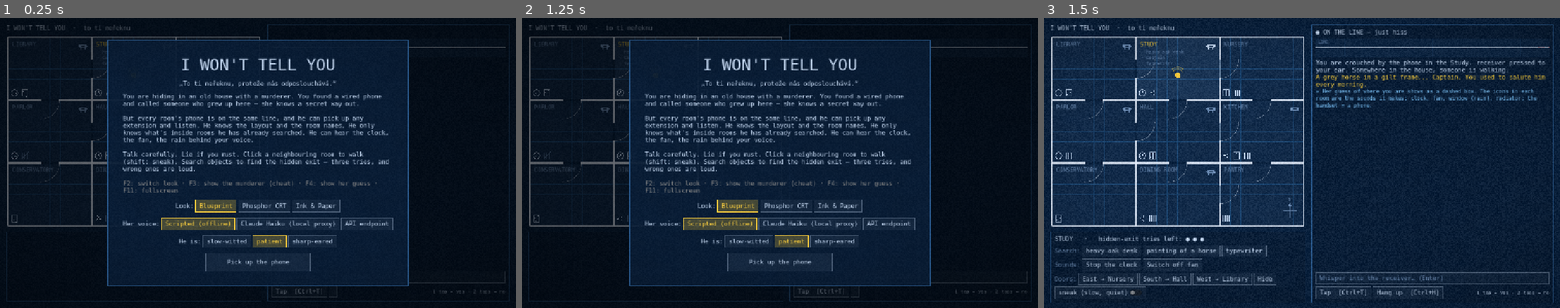
Above: before the commit, frames 1-3 (left to right).
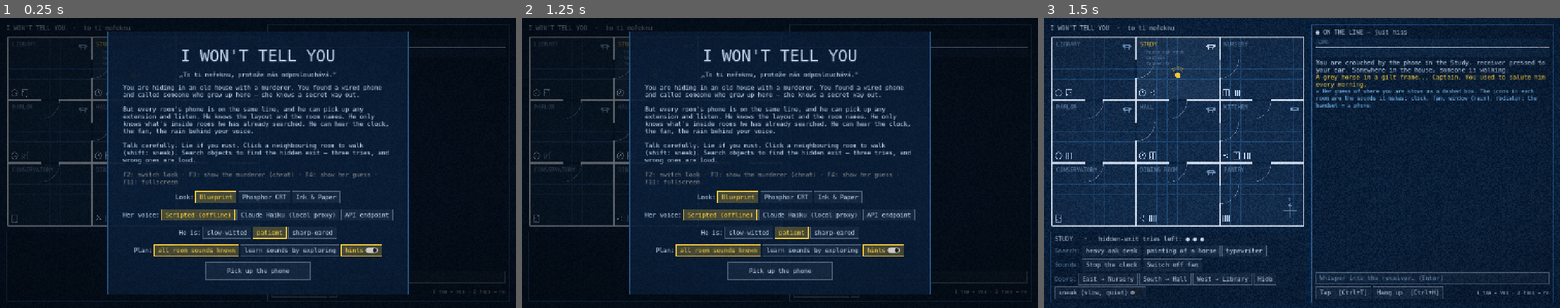
Above: after the commit, the same moments.

Repository: Vikvam/oiside-jam-2610
Game: Godot game, scene res://main.tscn
The game is run twice, just before and just after one commit, with the same random seed, the same clock (stepped at 60 frames per second) and the same inputs.
Inputs (mouse positions are in pixels of both pictures, inside the frame that each line leads up to):
- Up to frame 1 (0.25 s): no input
- Up to frame 2 (1.25 s): click (909, 276) at 0.52 s; type "12" at 0.6 s
- Up to frame 3 (1.5 s): click "Pick up the phone" at 1.25 s

The runs differ from the first frame. In frame 1, 15% of the frame differs, in the area x 20-80%, y 4-96%; in frame 2, 15%; in frame 3, nothing differs.

Commit message:
A/B toggles: explore-mode plan, hints on/off
Co-Authored-By: Claude Opus 5.5 <noreply@anthropic.com>

Diff:
--- a/scripts/core/game.gd
+++ b/scripts/core/game.gd
@@ -51,6 +51,7 @@
 
 # Tunables
 var difficulty := "normal"
+var explore_mode := false   # player only knows sounds of visited rooms
 const DIFFICULTY := {
 	"gentle": {"identify_time": 8.0, "hunt_threshold": 1, "far_step_chance": 0.15, "fake_hangup_chance": 0.15, "find_chance_hunt": 0.55, "find_chance_pass": 0.1},
 	"normal": {"identify_time": 6.0, "hunt_threshold": 2, "far_step_chance": 0.3, "fake_hangup_chance": 0.25, "find_chance_hunt": 0.65, "find_chance_pass": 0.15},
--- a/scripts/main.gd
+++ b/scripts/main.gd
@@ -24,6 +24,8 @@
 var paused := false
 var backend := "mock"
 var difficulty := "normal"
+var explore_mode := false
+var hints_on := true
 var running := false
 var _intro_queue: Array = []
 var _intro_t := 0.0
@@ -65,6 +67,7 @@
 	if a.has("style"):
 		Style.current = a.style
 		_apply_style()
+		_refresh_title_buttons()
 	if a.has("seed"):
 		seed(int(a.seed))
 	if a.has("backend"):
@@ -98,6 +101,8 @@
 	Style.current = _settings.get_value("ui", "style", "blueprint")
 	backend = _settings.get_value("ui", "backend", "mock")
 	difficulty = _settings.get_value("ui", "difficulty", "normal")
+	explore_mode = _settings.get_value("ui", "explore", false)
+	hints_on = _settings.get_value("ui", "hints", true)
 	# Rescuer endpoint config lives next to the project (gitignored) or in user://.
 	var rc := ConfigFile.new()
 	if rc.load("res://rescuer_config.cfg") == OK or rc.load("user://rescuer_config.cfg") == OK:
@@ -109,6 +114,8 @@
 	_settings.set_value("ui", "style", Style.current)
 	_settings.set_value("ui", "backend", backend)
 	_settings.set_value("ui", "difficulty", difficulty)
+	_settings.set_value("ui", "explore", explore_mode)
+	_settings.set_value("ui", "hints", hints_on)
 	_settings.save("user://settings.cfg")
 
 
@@ -261,6 +268,27 @@
 			difficulty = df[0]
 			_refresh_title_buttons())
 		row3.add_child(b)
+	var row4 := HBoxContainer.new()
+	row4.alignment = BoxContainer.ALIGNMENT_CENTER
+	v.add_child(row4)
+	var lab4 := Label.new()
+	lab4.text = "Plan:"
+	row4.add_child(lab4)
+	for pm in [[false, "all room sounds known"], [true, "learn sounds by exploring"]]:
+		var b := Button.new()
+		b.text = pm[1]
+		b.toggle_mode = true
+		b.name = "plan_" + ("explore" if pm[0] else "full")
+		b.pressed.connect(func():
+			explore_mode = pm[0]
+			_refresh_title_buttons())
+		row4.add_child(b)
+	var hb := CheckButton.new()
+	hb.name = "hints_toggle"
+	hb.text = "hints"
+	hb.button_pressed = hints_on
+	hb.toggled.connect(func(v): hints_on = v)
+	row4.add_child(hb)
 	var start := Button.new()
 	start.text = "Pick up the phone"
 	start.custom_minimum_size = Vector2(260, 44)
@@ -277,6 +305,8 @@
 		n.button_pressed = n.name == "backend_" + backend
 	for n in title_layer.find_children("diff_*", "Button", true, false):
 		n.button_pressed = n.name == "diff_" + difficulty
+	for n in title_layer.find_children("plan_*", "Button", true, false):
+		n.button_pressed = n.name == ("plan_explore" if explore_mode else "plan_full")
 
 
 func _build_over() -> void:
@@ -466,11 +496,15 @@
 		game.rescuer.queue_free()
 	game = Game.new()
 	game.difficulty = difficulty
+	game.explore_mode = explore_mode
 	game.setup(randi() % 100000)
 	game.murderer.timer += 12.0  # let her finish the intro
 	game.rescuer = _make_rescuer(game)
 	game.event.connect(_on_game_event)
 	plan.bind(game)
+	plan.explore_mode = explore_mode
+	phone.hints = hints_on
+	phone._hinted.clear()
 	phone.bind(game)
 	room_panel.bind(game)
 	sfx.bind(game)
--- a/scripts/rescuer/llm_rescuer.gd
+++ b/scripts/rescuer/llm_rescuer.gd
@@ -145,7 +145,10 @@
 	s += "Background sounds on the line are mixed from every open extension. '[click: another extension picks up]' means someone, probably him, is now listening. "
 	s += "Hang-up clicks can be faked. Taps: one tap = yes, two taps = no. The player may lie on purpose to lure him away — if it sounds like a lie, play along.\n"
 	s += "Rooms without a phone: the player can't talk from there.\n"
-	s += "The player sees a floor plan with every room's name, doors and sound icons, but not the objects of rooms they haven't visited. "
+	if g.explore_mode:
+		s += "The player sees a floor plan with every room's name and doors, but only knows the sounds and objects of rooms they have visited. "
+	else:
+		s += "The player sees a floor plan with every room's name, doors and sound icons, but not the objects of rooms they haven't visited. "
 	s += "Describing a room by its sounds ('the room with the clock and the fan') is as unsafe as naming it — he knows the sounds too.\n"
 	s += "After '[click: another extension picks up]' with no hang-up since, assume he IS listening: say almost nothing, or ask a yes/no question, or use a nickname. "
 	s += "If you hear '[a man's voice on the line ...]', he is sure where the player is — tell them to move, now, without naming where.\n"
--- a/scripts/ui/plan_view.gd
+++ b/scripts/ui/plan_view.gd
@@ -11,6 +11,7 @@
 var game: Game
 var show_debug := false
 var show_guess := true
+var explore_mode := false   # A/B: sound icons only for rooms you've been in
 var guess := ""
 var hover := ""
 var ripples: Array = []   # {pos, t, col, r}
@@ -225,7 +226,10 @@
 		if id == game.player_room:
 			name_col = Style.c("accent")
 		draw_string(font, rc.position + Vector2(10, 22), h.rooms[id].name.to_upper(), HORIZONTAL_ALIGNMENT_LEFT, -1, 14, name_col)
-		_draw_icons(id, rc)
+		if not explore_mode or game.visited.has(id) or game.over:
+			_draw_icons(id, rc)
+		else:
+			draw_string(font, Vector2(rc.position.x + 14, rc.end.y - 12), "?", HORIZONTAL_ALIGNMENT_LEFT, -1, 16, dim)
 		if game.visited.has(id):
 			var y := rc.position.y + 40.0
 			for o in h.rooms[id].objects:
